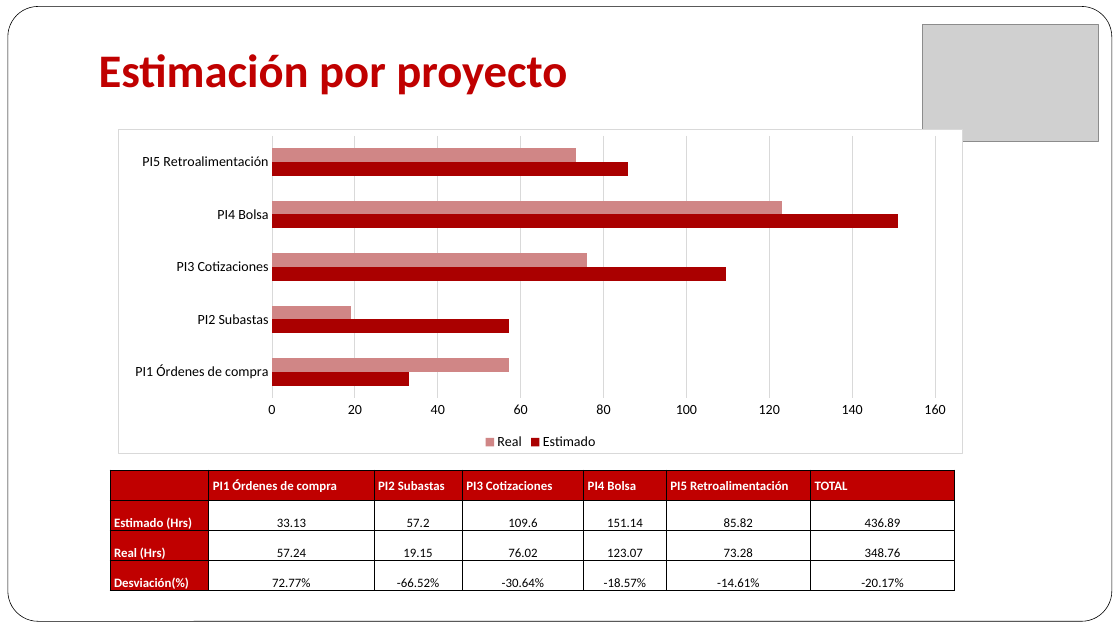
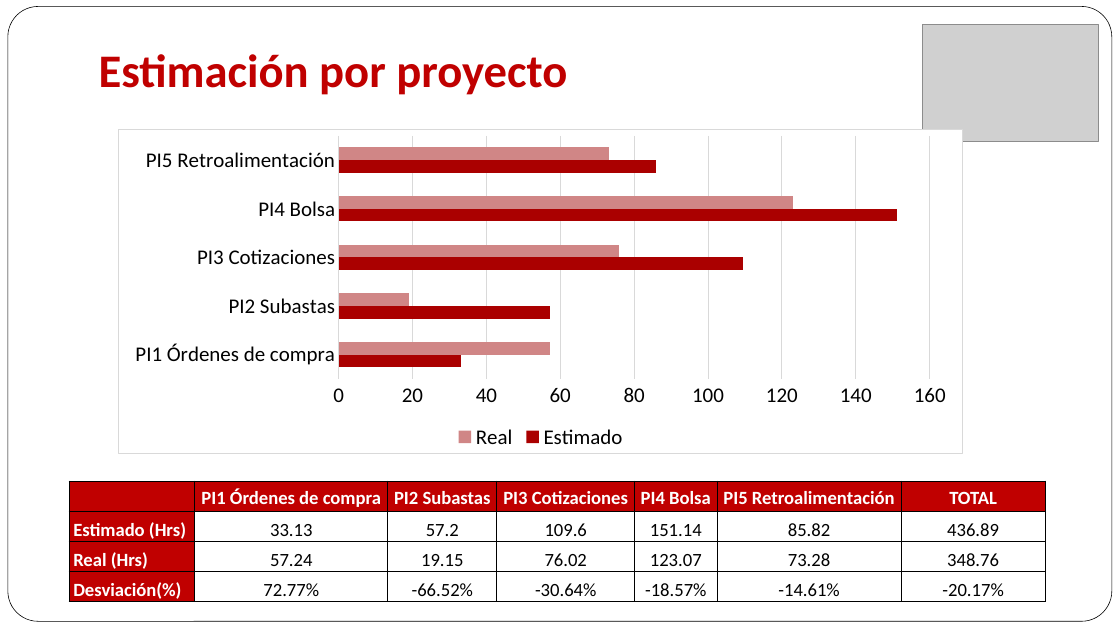
Before and after one commit to maforero/fejunesjuma, a slide deck: slide 20 of Projecto 3/Presenacion/Arquitectura Objetivo MPLA.pptx. Drawn at 1120x630 pixels with LibreOffice and Linux fonts; fonts in the diff are those of the drawing; grey boxes stand for pictures. Boxes give left, top, right and bottom in pixels: in the first picture for what was removed or moved away, otherwise in the second. Text is boxed around its words. In the diff, an @@ line names an element or a change of style, - is before the commit and + after.

```diff
--- a/Projecto 3/Presenacion/Arquitectura Objetivo MPLA.pptx
+++ b/Projecto 3/Presenacion/Arquitectura Objetivo MPLA.pptx
@@ bar chart at box(118, 129, 964, 455) @@
@@ lettering changed @@
@@ table at box(69, 481, 1046, 606) @@
@@ size 11 to 16 pt @@
@@ alignment left to centre @@
@@ table: place and size @@
-table at box(110, 471, 956, 595)
+table at box(69, 481, 1046, 606)
```
Also in this commit, not shown: 12 other slides changed, 3 slides added, 5 slides removed.
